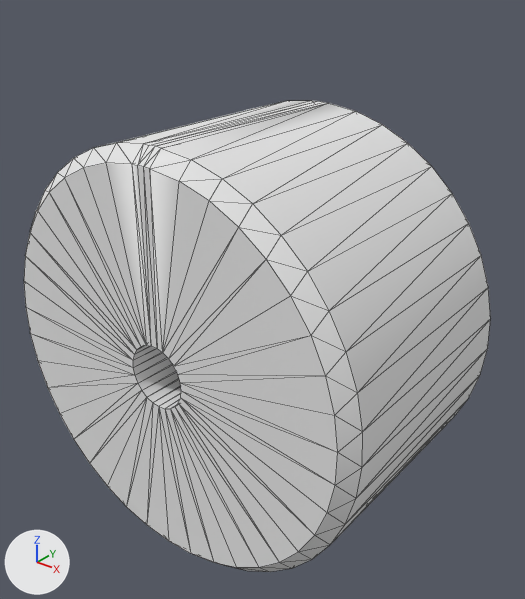
One commit to the OBJ model src/assets/models/active_joint_stator.obj: the scene before it, then after it.
Before and after are seen from a camera (50 mm lens) standing at (40.8, -48.8, 33.6) and looking at (1.0, 1.0, 2.7). Arrows for +X, +Y and +Z are at lower left; the lights stay in place. Mesh edges are drawn as thin lines. Where no turn or scale is listed for an object, it has been applied to the vertices. Vertices at the same position are counted once.

In view in the first picture: 'active_joint_stator'.
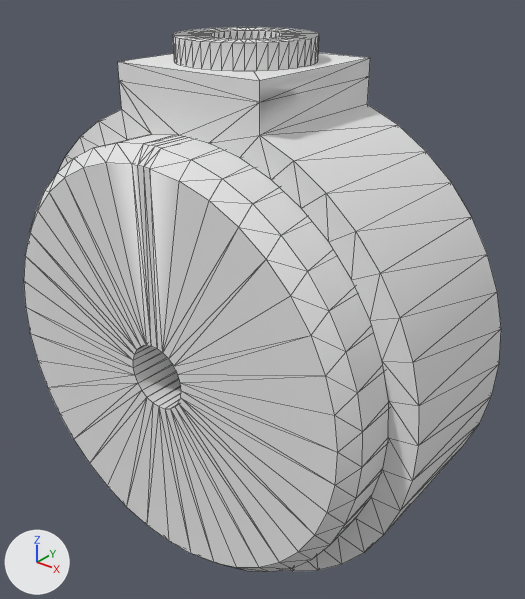
What differs and where, as boxes [x1, y1, x2, y2] in the pictures (525 x 599 px):
'active_joint_stator', reshaped (15% taller)
    before: [24, 100, 491, 572]
    after: [24, 27, 501, 572]
part 1 of me_active_joint_stator, added
    after: [59, 53, 501, 571]
part 2 of me_active_joint_stator, added
    after: [173, 27, 319, 71]

Edits to the bpy script that builds the scene:
```text
Add mat_nylon_12__with_formlabs_fuse_1_3d_printer:
    mat_nylon_12__with_formlabs_fuse_1_3d_printer = principled_material('Nylon_12_(with_Formlabs_Fuse_1_3D_Printer)')
    mat_nylon_12__with_formlabs_fuse_1_3d_printer.base_color = (0.8, 0.8, 0.8)  # white #e7e7e7
    mat_nylon_12__with_formlabs_fuse_1_3d_printer.roughness = 1.0
Add mat_paint___metallic__yellow:
    mat_paint___metallic__yellow = principled_material('Paint_-_Metallic_(Yellow)')
    mat_paint___metallic__yellow.base_color = (0.8, 0.8, 0.8)  # white #e7e7e7
    mat_paint___metallic__yellow.roughness = 1.0
Change me_active_joint_stator:
    used by ob_active_joint_stator; location = (0.0, 0.0, 0.0)
    remove me_active_joint_stator.from_pydata(...)  # 218 vertices, 444 faces; spans x -20.0..20.0, y -12.5..12.5, z -20.0..20.0
    add me_active_joint_stator.from_pydata(...)  # 524 vertices, 1060 faces; spans x -22.5..22.5, y -12.5..12.5, z -22.4..27.1
    me_active_joint_stator part 1: a new loose piece of 162 vertices spanning x -22.5..22.5, y -7.5..7.5, z -22.4..25.1, in mat_nylon_12__with_formlabs_fuse_1_3d_printer (white #e7e7e7)
    me_active_joint_stator part 2: a new loose piece of 144 vertices spanning x -6.0..6.0, y -6.0..6.0, z 25.1..27.1, in mat_paint___metallic__yellow (white #e7e7e7)
    add me_active_joint_stator.materials.append(mat_nylon_12__with_formlabs_fuse_1_3d_printer)  # white #e7e7e7
    add me_active_joint_stator.materials.append(mat_paint___metallic__yellow)  # white #e7e7e7
```
